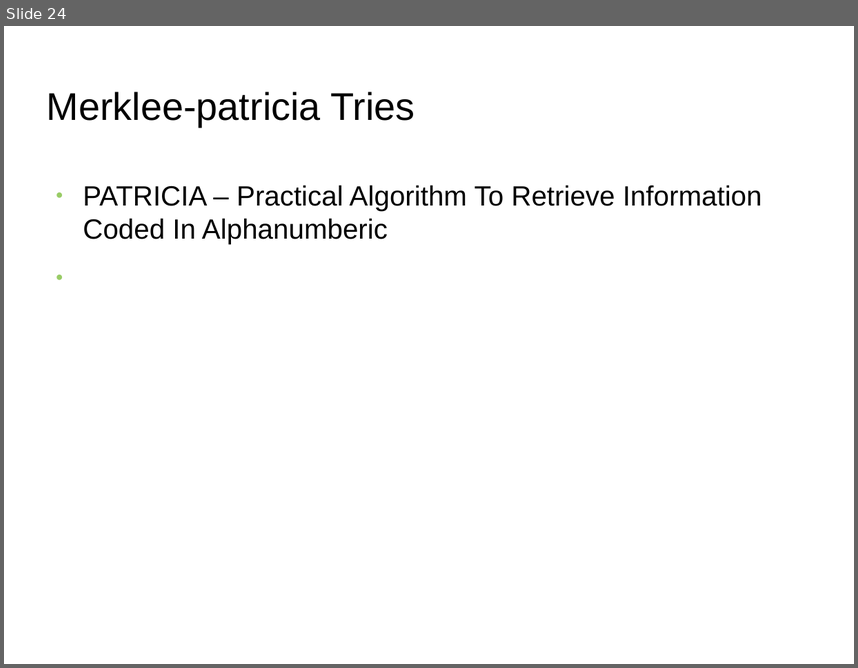
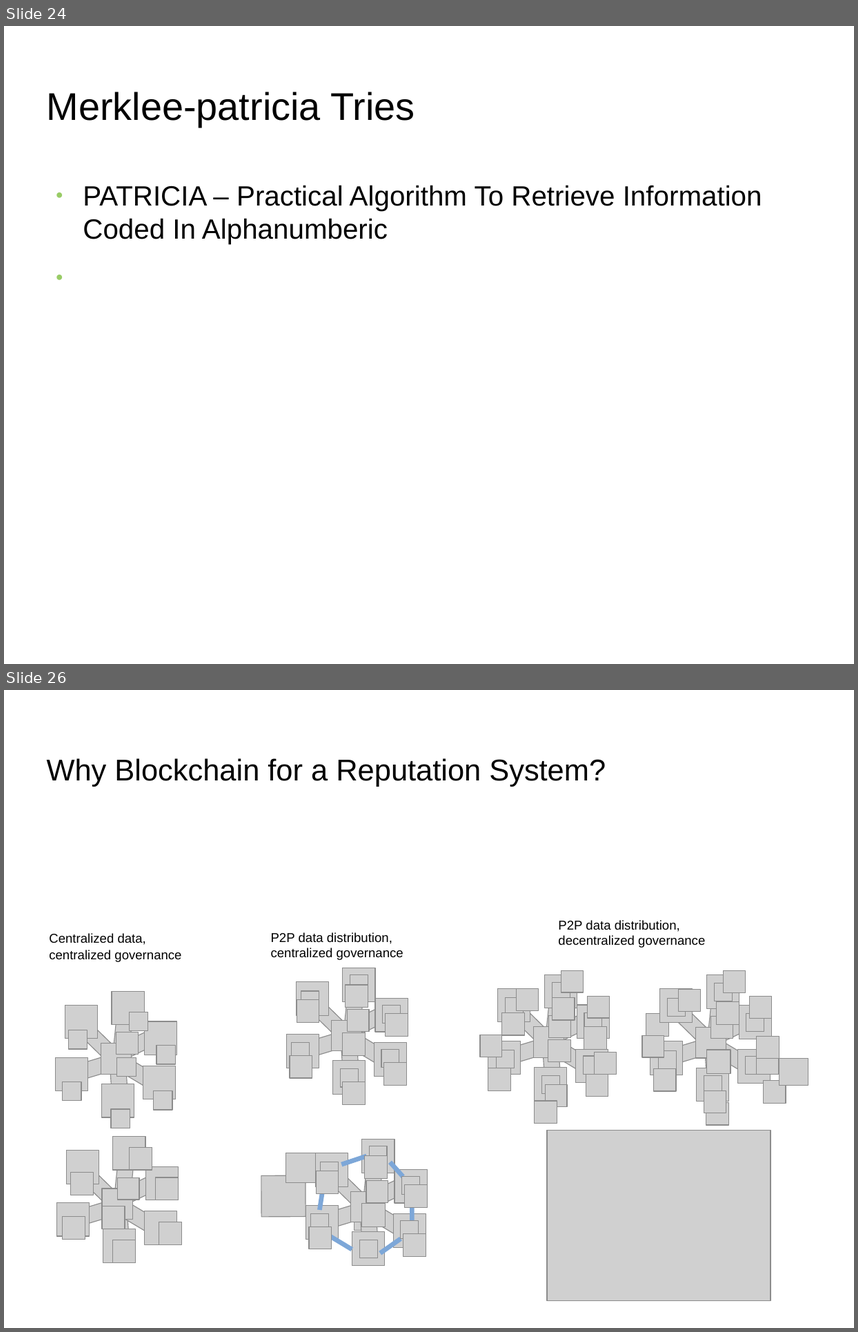
Before and after one commit to s2-t2/blockchain_reputation_system, a slide deck: documents/Presentation/Presentation.odp. Shown one above the other, each under a label of ours: slide 24 before the commit, slides 24 and 26 after it; the slides between them are not shown. The pictures are 858x668 and 858x1332 pixels, drawn with LibreOffice and Linux fonts; fonts in the diff are those of the drawing; grey boxes stand for pictures; background and template pictures are left out. Boxes give left, top, right and bottom in pixels: in the first picture for what was removed or moved away, otherwise in the second. Text is boxed around its words. In the diff, an @@ line names an element or a change of style, - is before the commit and + after.

```diff
--- a/documents/Presentation/Presentation.odp
+++ b/documents/Presentation/Presentation.odp
@@ slide 26 added at (4,690,854,1328), background picture (left out) @@
@@ title added at (47,758,606,787), 28 pt, text #000000 @@
+Why Blockchain for a Reputation System?
@@ text added at (49,933,181,962), 12 pt, text #000000 @@
+Centralized data, centralized governance
@@ text added at (271,932,404,960), 12 pt, text #000000 @@
+P2P data distribution, centralized governance
@@ text added at (558,920,705,947), 12 pt, text #000000 @@
+P2P data distribution, decentralized governance
@@ group added at (286,967,408,1104): 27 pictures @@
@@ group added at (56,991,176,1128): 21 pictures @@
@@ group added at (643,971,808,1125): 34 pictures @@
@@ group added at (480,970,617,1123): 33 pictures @@
@@ picture added at (547,1130,771,1300) @@
@@ group added at (56,1136,182,1263): 21 pictures @@
@@ group added at (261,1139,428,1265): 28 pictures, 6 lines @@
@@ picture added at (355,1208,377,1230) @@
```
Also in this commit, not shown: 4 slides changed, 3 other slides added, 21 other files.
